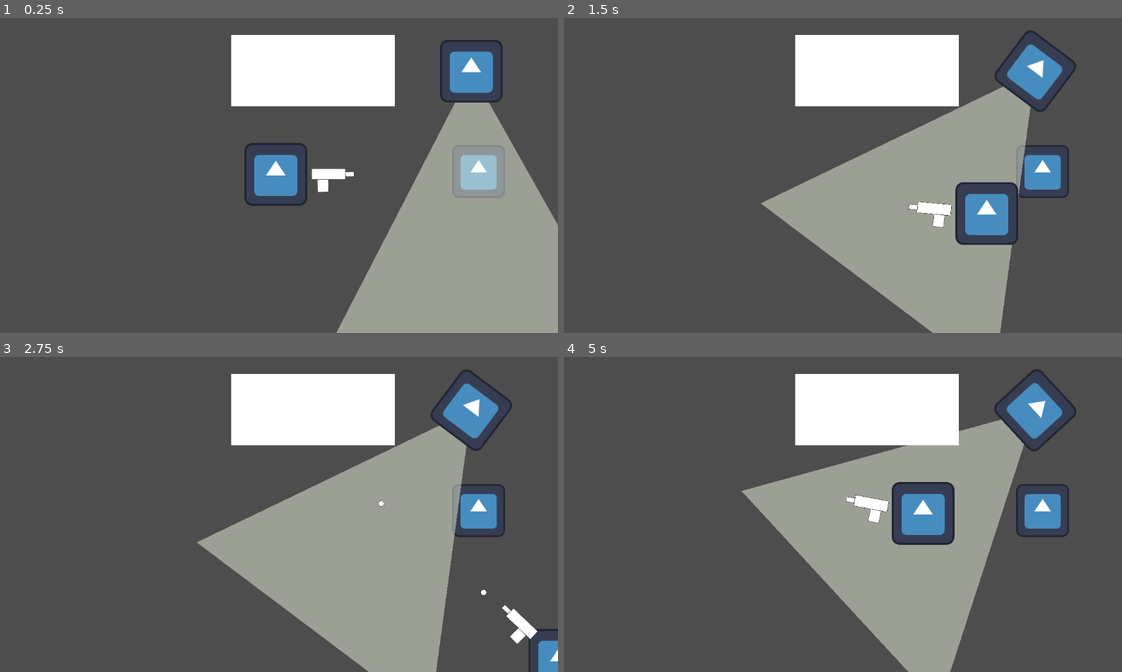
Above: before the commit, frames 1-4 (two rows, left to right).
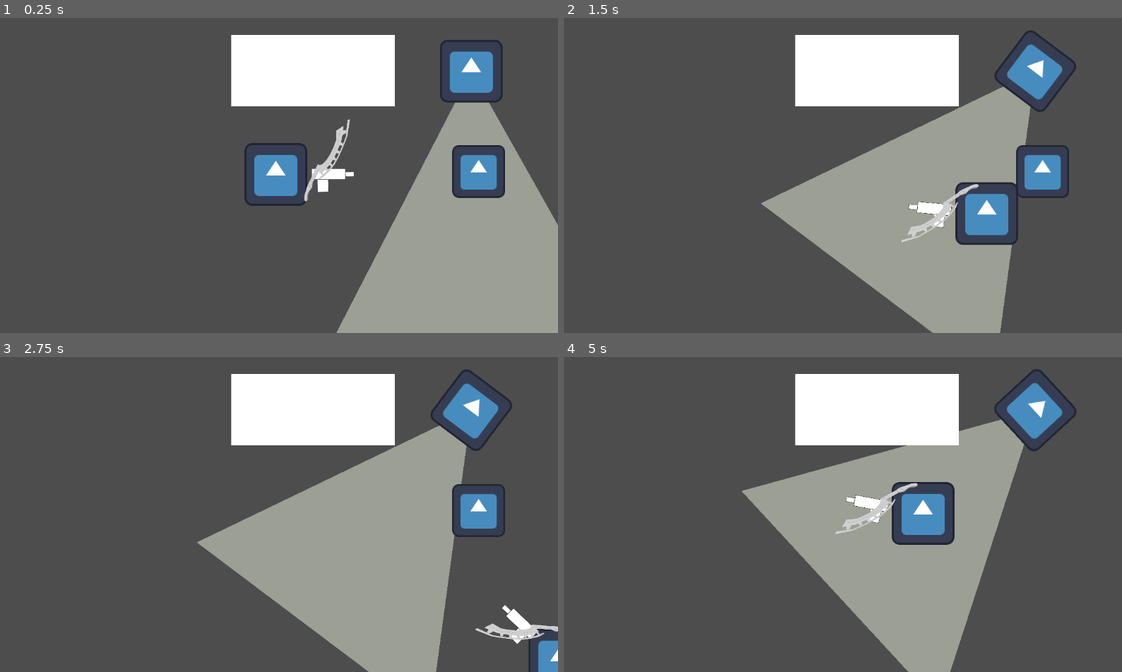
Above: after the commit, the same moments.

Repository: Deepak-Yadav-14/Final-Launch
Game: Godot game, scene res://scenes/Main.tscn
The game is run twice, just before and just after one commit, with the same random seed, the same clock (stepped at 60 frames per second) and the same inputs. The engine's default icon, where the game draws it, is replaced by a stand-in: a white triangle on a blue panel in a dark square.
Inputs (mouse positions are in pixels of both pictures, inside the frame that each line leads up to):
- Up to frame 1 (0.25 s): no input
- Up to frame 2 (1.5 s): tap Enter at 0.5 s; move the mouse to (1043, 172) at 0.52 s; hold D (move_right) 0.53-1.28 s; hold Ctrl (melee_attack) 0.53-1.28 s; tap E (assasinate) at 0.6 s; move the mouse to (725, 191) at 1.27 s; hold S (move_down) from 1.28 s (still down); tap Ctrl (melee_attack) at 1.35 s
- Up to frame 3 (2.75 s): click (161, 530) at 1.55 s; move the mouse to (334, 445) at 2.02 s; release S (move_down) at 2.03 s; press the mouse at (334, 445) at 2.03 s; hold D (move_right) from 2.03 s (still down); tap E (assasinate) at 2.3 s
- Up to frame 4 (5 s): move the mouse to (809, 577) at 2.77 s; release D (move_right) at 2.78 s; release the mouse at (809, 577) at 2.78 s; hold W (move_up) 2.78-3.53 s; tap E (assasinate) at 2.85, 4.55 s; tap Ctrl (melee_attack) at 3.05, 4.35 s; move the mouse to (1010, 561) at 3.52 s; hold C (crouch) 3.53-4.28 s; hold A (move_left) from 3.53 s (still down); click (1010, 561) at 3.8 s; move the mouse to (670, 467) at 4.27 s

The runs differ from the first frame. In frame 1, 1.9% of the frame differs, in the area x 54-91%, y 32-59%; in frame 2, 0.5%; in frame 3, 0.5%; in frame 4, 1.3%.

Commit message:
Successfully Added Melee Attack ability
Crouch ability with Assacination is also Working along with melee

Diff:
--- a/scenes/Bullet.tscn
+++ b/scenes/Bullet.tscn
@@ -8,6 +8,7 @@
 
 [node name="Bullet" type="Area2D"]
 scale = Vector2(0.461948, 0.461948)
+collision_layer = 2
 collision_mask = 3
 script = ExtResource("1_p1sfj")
 
--- a/scenes/Destructible.tscn
+++ b/scenes/Destructible.tscn
@@ -7,6 +7,8 @@
 size = Vector2(1223.32, 1187)
 
 [node name="Destructible" type="Area2D" groups=["destructible"]]
+collision_layer = 4
+collision_mask = 3
 script = ExtResource("1_4qrmv")
 
 [node name="CollisionShape2D" type="CollisionShape2D" parent="."]
--- a/scenes/Main.tscn
+++ b/scenes/Main.tscn
@@ -11,12 +11,14 @@
 
 [node name="Player" parent="." instance=ExtResource("1_elqb8")]
 
+[node name="Enemy" parent="." node_paths=PackedStringArray("player") instance=ExtResource("3_0bbpv")]
+position = Vector2(399, -211)
+collision_layer = 6
+player = NodePath("../Player")
+
 [node name="Destructible" parent="." instance=ExtResource("2_rvslj")]
 position = Vector2(414, -6)
-
-[node name="Enemy" parent="." node_paths=PackedStringArray("player") instance=ExtResource("3_0bbpv")]
-position = Vector2(399, -211)
-player = NodePath("../Player")
+collision_layer = 6
 
 [node name="Table" parent="." instance=ExtResource("4_rarhs")]
 position = Vector2(-91, -285)
--- a/scenes/Melee.tscn
+++ b/scenes/Melee.tscn
@@ -1,36 +1,66 @@
-[gd_scene load_steps=3 format=3 uid="uid://dj7tnqmmp6kxg"]
+[gd_scene load_steps=5 format=3 uid="uid://dj7tnqmmp6kxg"]
 
 [ext_resource type="Script" uid="uid://dicowc8vcibao" path="res://scripts/melee_attack.gd" id="1_iew0g"]
 [ext_resource type="Texture2D" uid="uid://lxdrakooejus" path="res://assets/Melee/model (1).png" id="2_wlxw1"]
 
+[sub_resource type="RectangleShape2D" id="RectangleShape2D_iew0g"]
+size = Vector2(23.0276, 86.0855)
+
+[sub_resource type="RectangleShape2D" id="RectangleShape2D_tus3i"]
+size = Vector2(159.989, 23.5954)
+
 [node name="Melee" type="Node2D"]
+
+[node name="Melee" type="Area2D" parent="."]
+collision_layer = 2
+collision_mask = 4
 script = ExtResource("1_iew0g")
 
-[node name="Weapon Pivot" type="Marker2D" parent="."]
+[node name="Weapon Pivot" type="Marker2D" parent="Melee"]
 
-[node name="Gun Right" type="Sprite2D" parent="Weapon Pivot"]
-visible = false
-position = Vector2(224, -37)
-rotation = 3.14159
+[node name="Gun Right" type="Area2D" parent="Melee/Weapon Pivot"]
+scale = Vector2(0.737862, 0.737862)
+
+[node name="Gun Right" type="Sprite2D" parent="Melee/Weapon Pivot/Gun Right"]
+position = Vector2(158, -34)
+rotation = -2.7491
 scale = Vector2(0.281477, -0.281477)
 texture = ExtResource("2_wlxw1")
 offset = Vector2(41, 21)
 region_enabled = true
 region_rect = Rect2(392.169, 2.01801, 201.34, 953.642)
 
-[node name="Gun Left" type="Sprite2D" parent="Weapon Pivot"]
+[node name="CollisionShape2D" type="CollisionShape2D" parent="Melee/Weapon Pivot/Gun Right"]
+position = Vector2(141, -40.5)
+rotation = -2.7491
+scale = Vector2(3.09007, -3.09007)
+shape = SubResource("RectangleShape2D_iew0g")
+
+[node name="Gun Left" type="Area2D" parent="Melee/Weapon Pivot"]
 visible = false
-position = Vector2(205, -3)
-rotation = -0.341704
+scale = Vector2(0.760031, 0.760031)
+
+[node name="CollisionShape2D" type="CollisionShape2D" parent="Melee/Weapon Pivot/Gun Left"]
+position = Vector2(126, -13)
+rotation = -2.30434
+scale = Vector2(3.09007, -3.09007)
+shape = SubResource("RectangleShape2D_iew0g")
+
+[node name="Gun Left" type="Sprite2D" parent="Melee/Weapon Pivot/Gun Left"]
+position = Vector2(134, -3)
+rotation = 0.943934
 scale = Vector2(0.281, 0.281)
 texture = ExtResource("2_wlxw1")
 offset = Vector2(-41.1888, 23.1702)
 region_enabled = true
 region_rect = Rect2(357.932, -0.13427, 302.43, 952.941)
 
-[node name="Gun Up" type="Sprite2D" parent="Weapon Pivot"]
+[node name="Gun Up" type="Area2D" parent="Melee/Weapon Pivot"]
 visible = false
-position = Vector2(200, 0)
+scale = Vector2(0.768419, 0.768419)
+
+[node name="Gun Up" type="Sprite2D" parent="Melee/Weapon Pivot/Gun Up"]
+position = Vector2(124, -1.72804e-11)
 rotation = 1.5708
 scale = Vector2(0.281, 0.281)
 texture = ExtResource("2_wlxw1")
@@ -38,9 +68,18 @@
 region_enabled = true
 region_rect = Rect2(278.044, -5.84051, 373.758, 967.207)
 
-[node name="Gun Down" type="Sprite2D" parent="Weapon Pivot"]
+[node name="CollisionShape2D" type="CollisionShape2D" parent="Melee/Weapon Pivot/Gun Up"]
+position = Vector2(147, 9)
+rotation = -1.55225
+scale = Vector2(3.09007, -3.09007)
+shape = SubResource("RectangleShape2D_iew0g")
+
+[node name="Gun Down" type="Area2D" parent="Melee/Weapon Pivot"]
 visible = false
-position = Vector2(200, 0)
+scale = Vector2(0.865866, 0.865866)
+
+[node name="Gun Down" type="Sprite2D" parent="Melee/Weapon Pivot/Gun Down"]
+position = Vector2(163, 8.41282e-12)
 rotation = -1.5708
 scale = Vector2(0.281, -0.281)
 texture = ExtResource("2_wlxw1")
@@ -48,5 +87,18 @@
 region_enabled = true
 region_rect = Rect2(349.372, -11.5467, 279.606, 944.382)
 
-[node name="Shoot Point" type="Marker2D" parent="Weapon Pivot"]
-position = Vector2(342, -2)
+[node name="CollisionShape2D" type="CollisionShape2D" parent="Melee/Weapon Pivot/Gun Down"]
+position = Vector2(149, -10)
+rotation = -1.4849
+scale = Vector2(3.09007, -3.09007)
+shape = SubResource("RectangleShape2D_iew0g")
+
+[node name="Shoot Point" type="Marker2D" parent="Melee/Weapon Pivot"]
+position = Vector2(103, -2)
+
+[node name="CollisionShape2D" type="CollisionShape2D" parent="Melee"]
+position = Vector2(120, -1.66982)
+rotation = 0.00241363
+shape = SubResource("RectangleShape2D_tus3i")
+
+[node name="Camera2D" type="Camera2D" parent="."]
--- a/scenes/enemy_test.tscn
+++ b/scenes/enemy_test.tscn
@@ -8,7 +8,7 @@
 size = Vector2(128, 128)
 
 [node name="Enemy" type="CharacterBody2D" groups=["enemy"]]
-collision_layer = 2
+collision_layer = 4
 collision_mask = 3
 script = ExtResource("1_ainam")
 bullet = ExtResource("2_ainam")
--- a/scripts/bullet.gd
+++ b/scripts/bullet.gd
@@ -18,12 +18,12 @@
 func _on_area_entered(area):
 	if area.is_in_group("destructible"):
 		# Implement take damage function for each enemy or destructible object
-		area.take_damage()
+		area.take_damage(1)
 	queue_free()
 
 func _on_body_entered(body):
 	if body.is_in_group("enemy"):
 		# Implement take damage function for each enemy or destructible object
 
-		body.take_damage()
+		body.take_damage(1)
 	queue_free()
--- a/scripts/destructive_object.gd
+++ b/scripts/destructive_object.gd
@@ -8,8 +8,8 @@
 #@onready var anim: AnimationPlayer = $RigidBody2D/AnimationPlayer
 #const BREAK_ANIM: String = "break"
 
-func take_damage():
-	health -= 1
+func take_damage(amount):
+	health -= amount
 	print("damage_happens")
 	# Details can be added after each hit
 	if health <= 0:
--- a/scripts/enemy_test.gd
+++ b/scripts/enemy_test.gd
@@ -57,8 +57,8 @@
 func petrolling(delta):
 	pass
 
-func take_damage():
-	health -= 1
+func take_damage(amount):
+	health -= amount
 	if health <= 0:
 		print("Enemie Dies")
 		die()
--- a/scripts/melee_attack.gd
+++ b/scripts/melee_attack.gd
@@ -1,9 +1,9 @@
-extends Node2D
+extends Area2D
 
-@onready var gun_right: Sprite2D = $"Weapon Pivot/Gun Right"
-@onready var gun_left: Sprite2D = $"Weapon Pivot/Gun Left"
-@onready var gun_up: Sprite2D = $"Weapon Pivot/Gun Up"
-@onready var gun_down: Sprite2D = $"Weapon Pivot/Gun Down"
+@onready var gun_right: Area2D = $"Weapon Pivot/Gun Right"
+@onready var gun_left: Area2D = $"Weapon Pivot/Gun Left"
+@onready var gun_up: Area2D = $"Weapon Pivot/Gun Up"
+@onready var gun_down: Area2D = $"Weapon Pivot/Gun Down"
 @onready var shoot_point: Marker2D = $"Weapon Pivot/Shoot Point"
 
 @export var fire_rate:float = 0.2
@@ -37,12 +37,12 @@
 		gun_right.visible = true
 
 	time_since_last_shot += delta
-	if Input.is_action_pressed("shoot") and time_since_last_shot >= fire_rate:
-		#shoot_bullet(to_mouse)
+	if Input.is_action_pressed("melee_attack") and time_since_last_shot >= fire_rate:
+		melee_attack(to_mouse)
 
 		time_since_last_shot = 0.0
 
-func shoot_bullet(direction: Vector2):
+func melee_attack(direction: Vector2):
 	var bullet = BULLET.instantiate()
 	get_tree().current_scene.add_child(bullet)
 	bullet.global_position = shoot_point.global_position
--- a/scripts/player_controller.gd
+++ b/scripts/player_controller.gd
@@ -2,7 +2,7 @@
 
 
 @onready var assasinate_zone: Area2D = $AssasinateZone
-@onready var melee_area: Node2D = $"Melee"
+@onready var melee_area: Area2D = $"Melee/Melee"
 @onready var melee_cooldown: Timer = $MeleeCooldown
 
 #@export var table_sprite: Sprite2D
@@ -63,12 +63,21 @@
 	is_attacking=true
 	melee_cooldown.start()
 	# Optional: Add animation or visual feedback here
+
 	print("Player performs melee attack")
 
-	#var bodies = melee_area.get_overlapping_bodies()
-	#for body in bodies:
-		#if body.is_in_group("enemy"):
-			#body.take_damage(100)
+	var bodies = melee_area.get_overlapping_bodies()
+	var objects =  melee_area.get_overlapping_areas()
+	print(bodies)
+
+	for body in bodies:
+		if body.is_in_group("enemy") or body.is_in_group("destructible") :
+			print("Enemy Detected")
+			body.take_damage(100)
+	for area in objects:
+		if area.is_in_group("destructible") :
+			print("Object Detected")
+			area.take_damage(100)
 
 	is_attacking = false
 
@@ -77,6 +86,7 @@
 		return
 
 	var enemies = assasinate_zone.get_overlapping_bodies()
+	print(enemies)
 	for enemy in enemies:
 		if enemy.is_in_group("enemy"):
 			perform_assasination(enemy)
Not shown: 1 places in scenes/Player.tscn that only renumber resources
